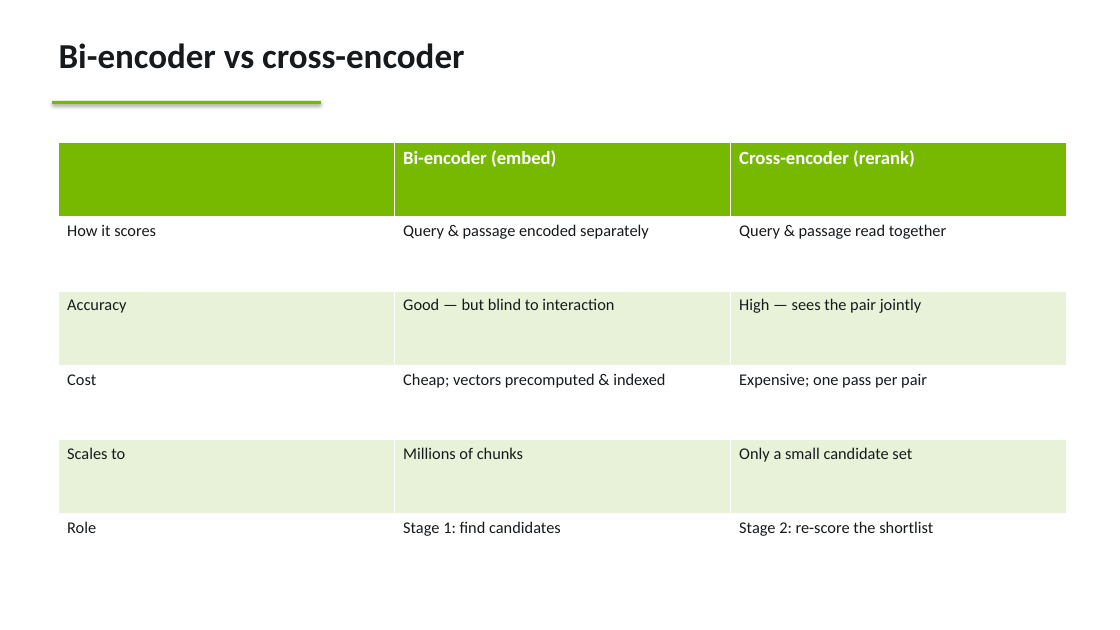
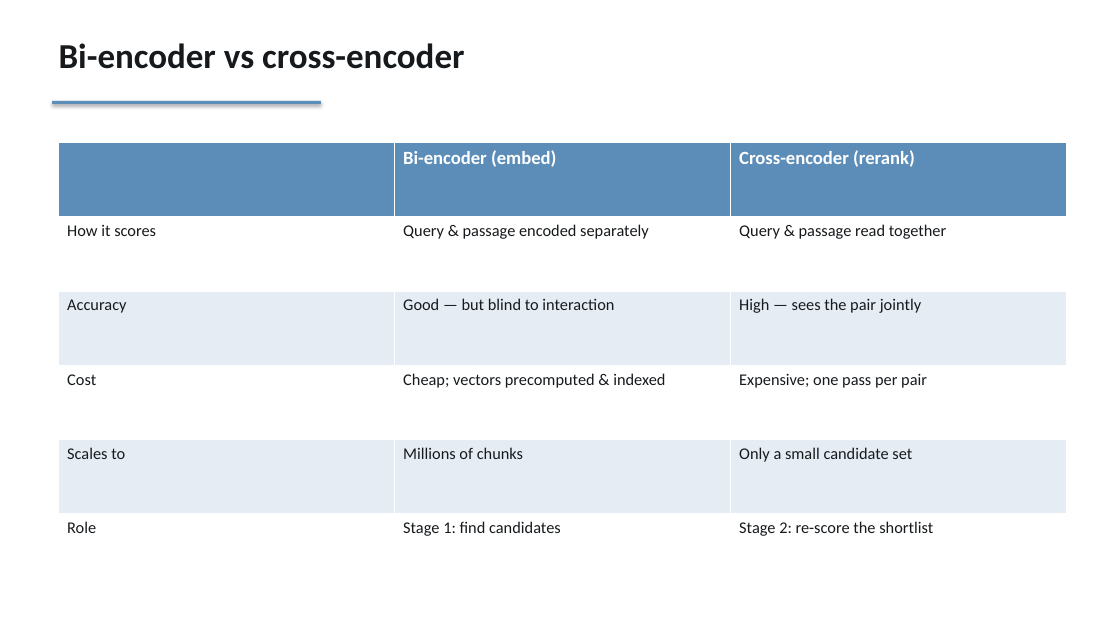
Before and after one commit to skippythemagnificent/Nvidia-Partner-Labs, a slide deck: slide 7 of decks/rag-reranking.pptx. Drawn at 1120x630 pixels with LibreOffice and Linux fonts; fonts in the diff are those of the drawing. Boxes give left, top, right and bottom in pixels: in the first picture for what was removed or moved away, otherwise in the second. Text is boxed around its words. In the diff, an @@ line names an element or a change of style, - is before the commit and + after.

Commit message:
Update deck theme to neutral palette
Replace green accent and tint colors with a neutral blue-gray palette across all decks.

```diff
--- a/decks/rag-reranking.pptx
+++ b/decks/rag-reranking.pptx
@@ rectangle at (52, 101, 321, 104): fill #76B900 to #5B8DB8 @@
@@ table at (59, 143, 1067, 588) @@
@@ fill #76B900 to #5B8DB8 in row 1 @@
@@ fill #E8F2D8 to #E6ECF3 in 6 cells @@
```
Also in this commit, not shown: 27 other slides changed, 5 other files.
